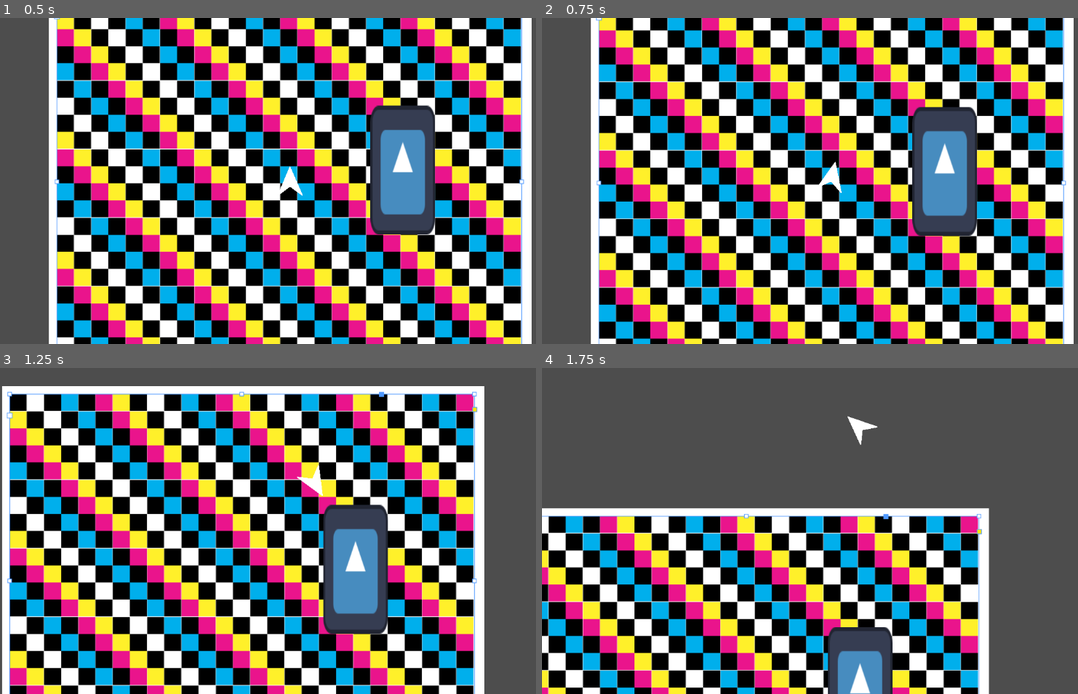
Above: before the commit, frames 1-4 (two rows, left to right).
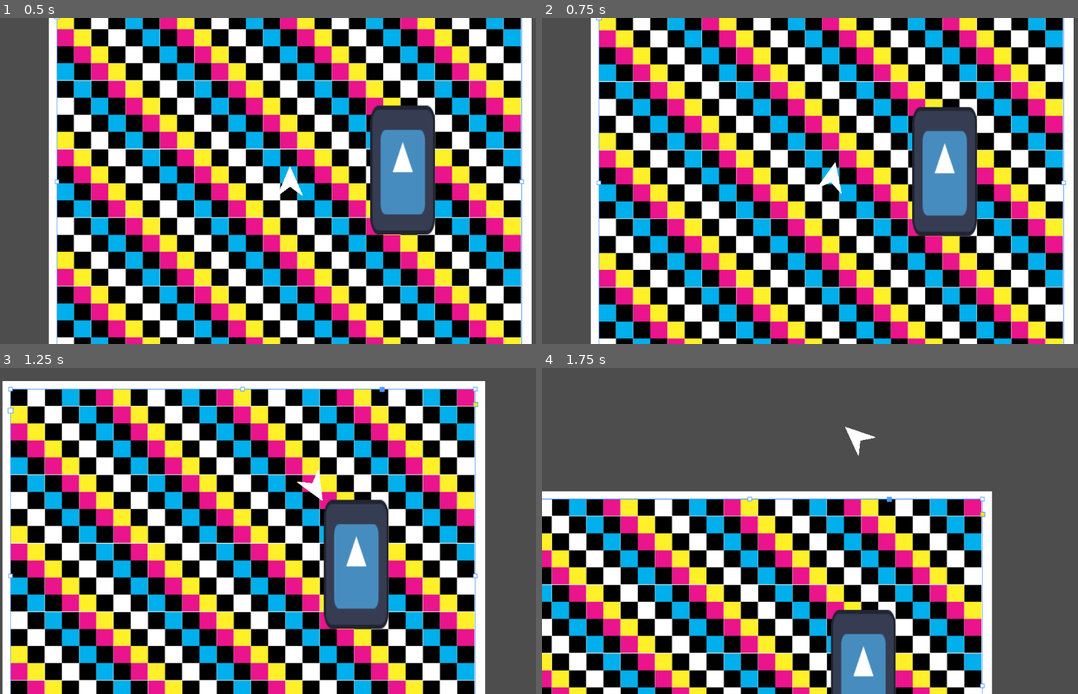
Above: after the commit, the same moments.

Repository: ParadoxArcher/Angle_Advantage
Game: Godot game, scene res://Scenes/GameScene.tscn
The game is run twice, just before and just after one commit, with the same random seed, the same clock (stepped at 60 frames per second) and the same inputs. The engine's default icon, where the game draws it, is replaced by a stand-in: a white triangle on a blue panel in a dark square.
Inputs:
- Up to frame 1 (0.5 s): no input
- Up to frame 2 (0.75 s): tap Enter at 0.5 s; hold D (RotateRight) from 0.53 s (still down); hold W (Boost) from 0.53 s (still down)
- Up to frame 3 (1.25 s): keep holding D (RotateRight); keep holding W (Boost); tap Space (Dodge) at 0.8 s
- Up to frame 4 (1.75 s): release D (RotateRight) at 1.28 s; release W (Boost) at 1.28 s; hold S (Back) from 1.28 s (still down); tap Space (Dodge) at 1.35 s; tap W (Boost) at 1.55 s

Frame 1 is identical in both runs. In frame 2, 3.2% of the frame differs, in the area x 10-98%, y 0-99%; in frame 3, 35%; in frame 4, 49%, in the area x 0-84%, y 14-100%.

Commit message:
vault backup: 2025-01-16 07:37:07

Diff:
--- a/zProject Files/Godot/Scripts/PlayerScript.gd
+++ b/zProject Files/Godot/Scripts/PlayerScript.gd
@@ -5,10 +5,10 @@
 @export var BrakeDecelMult = [5, 3] # {0: SpeedDecelMult, 1: RotaDecelMult}
 
 ## Boost Variables
-@export var MaxSpeed = [2000, 2000] # {0: Fluctuating, 1: BaseMaxSpeed} ## Beware DodgeMaxSpeed
+@export var MaxSpeed = [1800, 1800] # {0: Fluctuating, 1: BaseMaxSpeed} ## Beware DodgeMaxSpeed
+@export var BoostDecay = [0, .015, .8] # {0: Fluctuating,  1:DecayRate, 2:BoostRelease(cannot be 0)}
 @export var SpeedAccel = .01
 @export var SpeedDecel = [.0025, .0025] # {0: Fluctuating,  1: Decel} ## Beware BrakeDecelMult
-@export var BoostDecay = [0, .015, .8] # {0: Fluctuating,  1:DecayRate, 2:BoostRelease(cannot be 0)}
 var BoostDir = Vector2(0, 0)
 var AccelRate = 0
 
Not shown, changed: .obsidian/workspace.json
